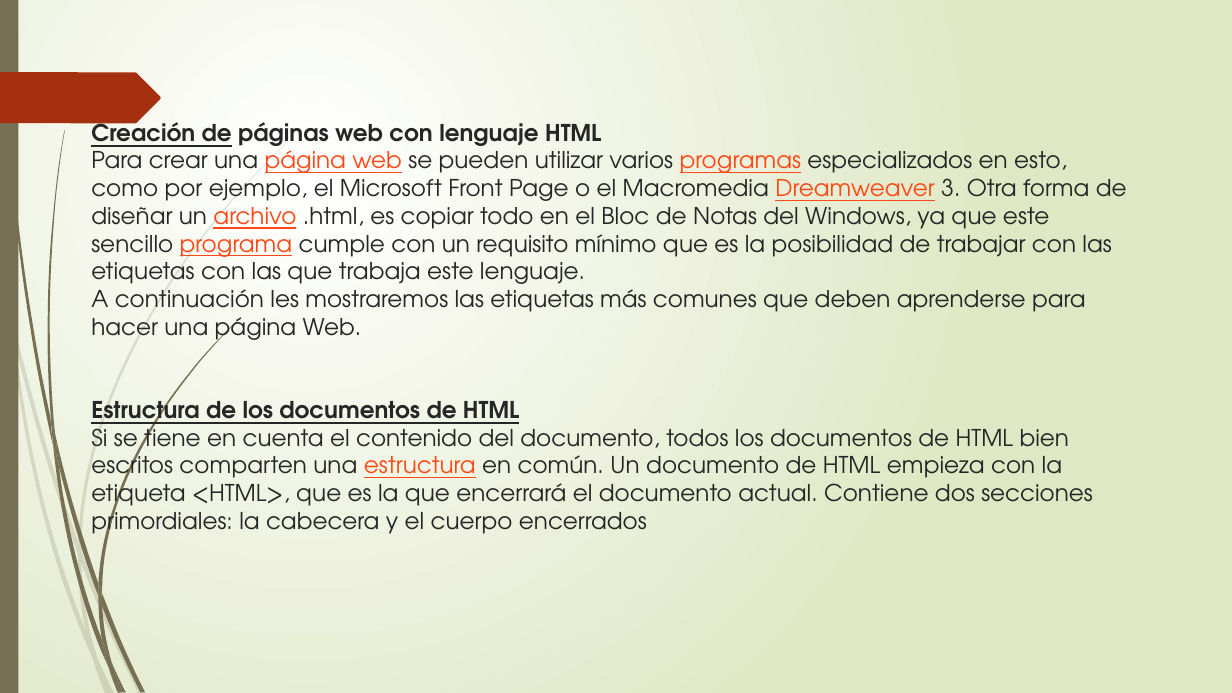
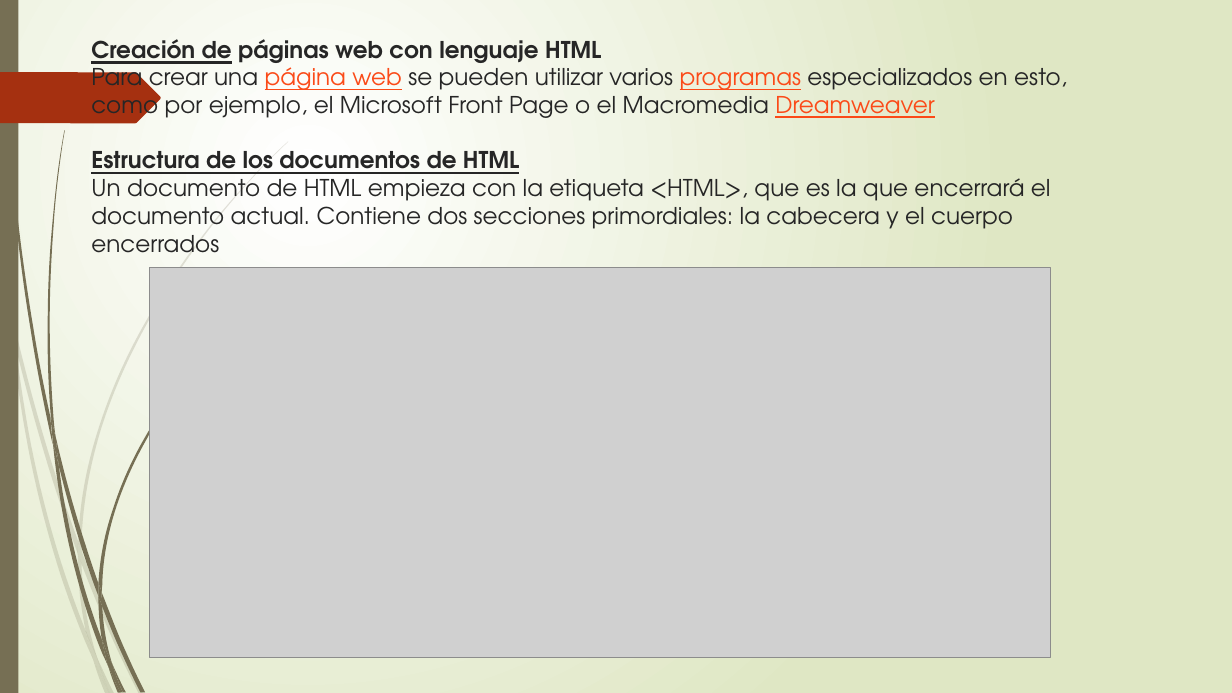
Before and after one commit to francha23/sistema-de-notas, a slide deck: slide 16 of Presentacion/El principio de la sabiduría es el temor.pptx (slide 22 before the commit). Drawn at 1232x693 pixels with LibreOffice and Linux fonts; fonts in the diff are those of the drawing; grey boxes stand for pictures. Boxes give left, top, right and bottom in pixels: in the first picture for what was removed or moved away, otherwise in the second. Text is boxed around its words. In the diff, an @@ line names an element or a change of style, - is before the commit and + after.

```diff
--- a/Presentacion/El principio de la sabiduría es el temor.pptx
+++ b/Presentacion/El principio de la sabiduría es el temor.pptx
@@ title at (91,39,1067,253): text changed @@
-Creación de páginas web con lenguaje HTML
-Para crear una página web se pueden utilizar varios programas especializados en esto, como por ejemplo, el Microsoft Front Page o el Macromedia Dreamweaver 3. Otra forma de diseñar un archivo .html, es copiar todo en el Bloc de Notas del Windows, ya que este sencillo programa cumple con un requisito mínimo que es la posibilidad de trabajar con las etiquetas con las que trabaja este lenguaje.
-A continuación les mostraremos las etiquetas más comunes que deben aprenderse para hacer una página Web.
-Estructura de los documentos de HTML
-Si se tiene en cuenta el contenido del documento, todos los documentos de HTML bien escritos comparten una estructura en común. Un documento de HTML empieza con la etiqueta <HTML>, que es la que encerrará el documento actual. Contiene dos secciones primordiales: la cabecera y el cuerpo encerrados
+Creación de páginas web con lenguaje HTML
+Para crear una página web se pueden utilizar varios programas especializados en esto, como por ejemplo, el Microsoft Front Page o el Macromedia Dreamweaver
+Estructura de los documentos de HTML
+Un documento de HTML empieza con la etiqueta <HTML>, que es la que encerrará el documento actual. Contiene dos secciones primordiales: la cabecera y el cuerpo encerrados
@@ picture added at (150,268,1051,658) @@
```
Also in this commit, not shown: 24 other slides changed, 1 slide added, 25 slides removed.
